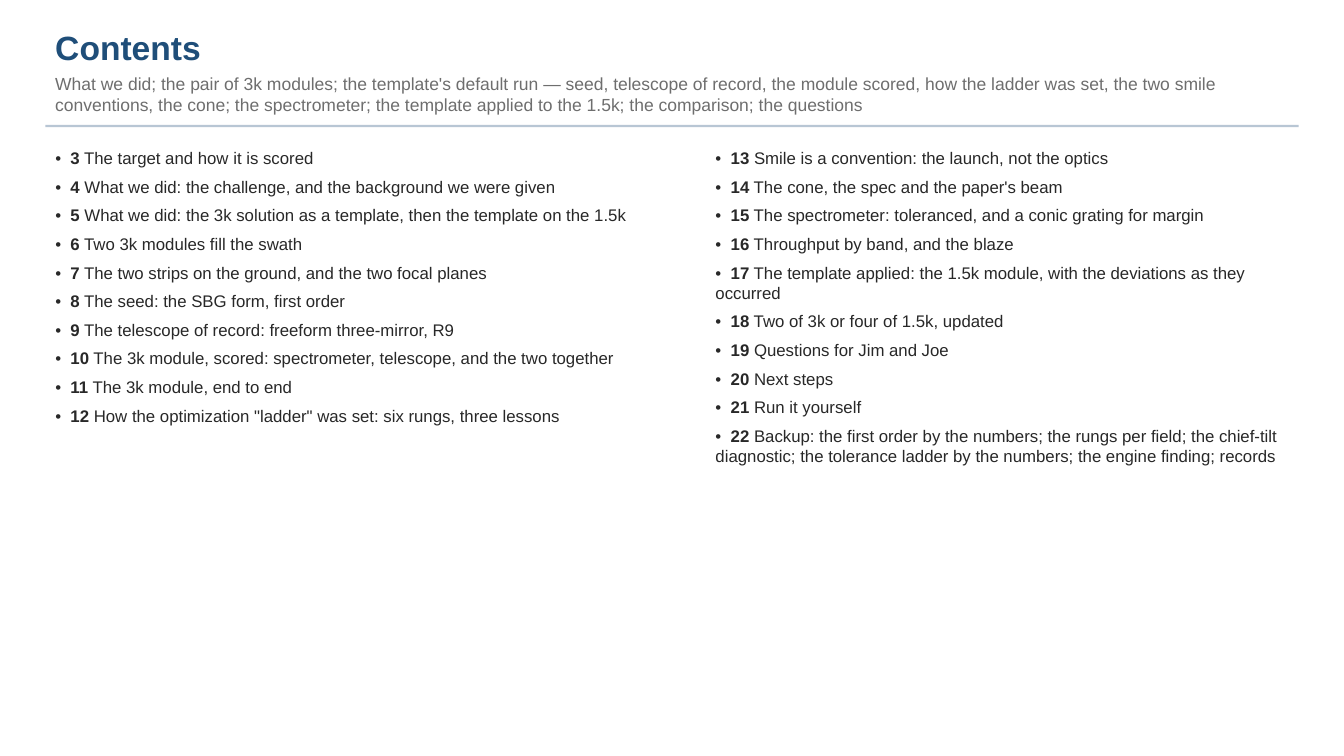
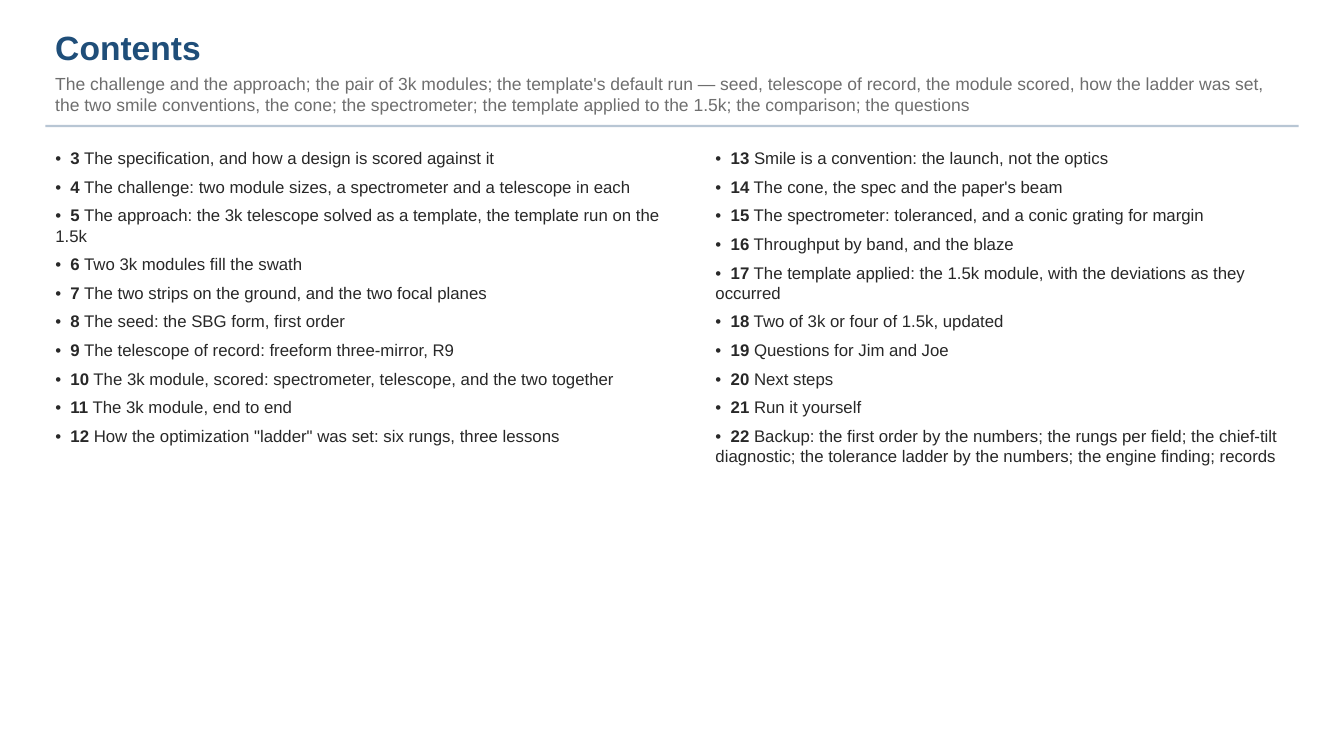
Before and after one commit to nasa-jpl/macos, a slide deck: slide 2 of demo_session/deck_dyson_3k.pptx. Drawn at 1344x756 pixels with LibreOffice and Linux fonts; fonts in the diff are those of the drawing. Boxes give left, top, right and bottom in pixels: in the first picture for what was removed or moved away, otherwise in the second. Text is boxed around its words. In the diff, an @@ line names an element or a change of style, - is before the commit and + after.

```diff
--- a/demo_session/deck_dyson_3k.pptx
+++ b/demo_session/deck_dyson_3k.pptx
@@ text at bbox=[55, 77, 1263, 115]: text changed @@
-What we did; the pair of 3k modules; the template's default run — seed, telescope of record, the module scored, how the ladder was set, the two smile conventions, the cone; the spectrometer; the template applied to the 1.5k; the comparison; the questions
+The challenge and the approach; the pair of 3k modules; the template's default run — seed, telescope of record, the module scored, how the ladder was set, the two smile conventions, the cone; the spectrometer; the template applied to the 1.5k; the comparison; the questions
@@ text at bbox=[55, 152, 659, 242]: text changed @@
-• 3 The target and how it is scored
-• 4 What we did: the challenge, and the background we were given
-• 5 What we did: the 3k solution as a template, then the template on the 1.5k
+• 3 The specification, and how a design is scored against it
+• 4 The challenge: two module sizes, a spectrometer and a telescope in each
+• 5 The approach: the 3k telescope solved as a template, the template run on the 1.5k
```
Also in this commit, not shown: 7 other slides changed, 1 other file.
